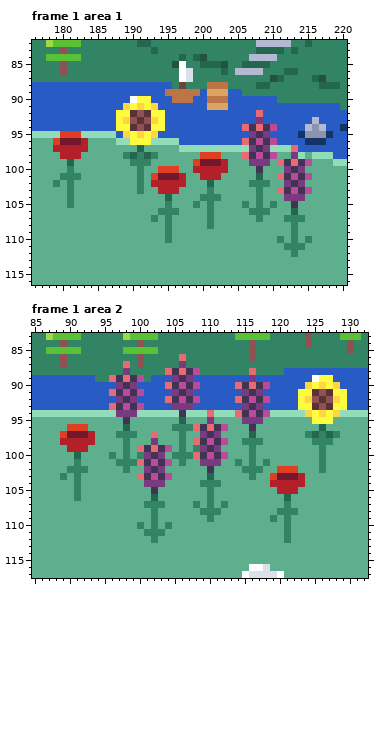
Pixel-art file: assets/patron_selection.aseprite. That is the earlier state.
320x180 pixels, 1 frame. Shown: frame 1 area 1: x 176..220, y 82..116; frame 1 area 2: x 85..132, y 83..117. The commit also changed other frames or places, which this record leaves out.
And afterwards:
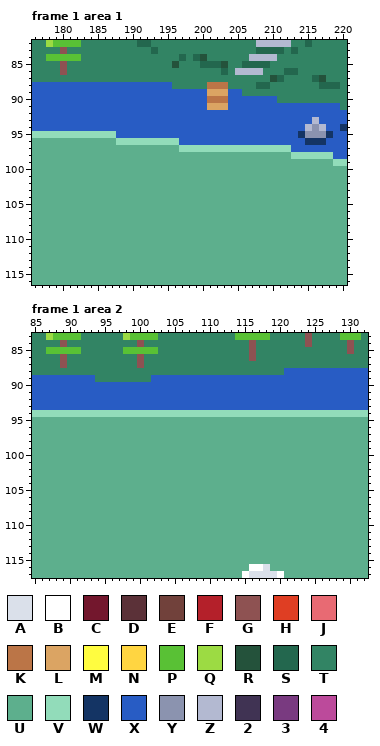
Palette (. is transparent): A #dae0ea  B #ffffff  C #73172d  D #5b3138  E #71413b  F #b4202a  G #8e5252  H #df3e23  J #e86a73  K #bb7547  L #dba463  M #fffc40  N #ffd541  P #59c135  Q #9cdb43  R #24523b  S #23674e  T #328464  U #5daf8d  V #92dcba  W #143464  X #285cc4  Y #8b93af  Z #b3b9d1  2 #403353  3 #793a80  4 #bc4a9b
Difference:
layer "flower" now hidden
Frame 1 area 1:
y 85: x 197 B -> T
y 86..87: x 197..198 BA -> TT
y 88: x 197 E -> T
y 89: x 195..199 KKKKK -> XXXXX
y 90: x 190..192 BMM -> XXX; x 196..198 KKK -> XXX
y 91: x 189..193 NMNMN -> XXXXX
y 92: x 188..194 MMDGDMM -> XXXXXXX; x 208 J -> X
y 93: x 188..194 MNGDGNM -> XXXXXXX; x 208 3 -> X
y 94: x 188..194 MMDGDMM -> XXXXXXX; x 206..210 J2J24 -> XXXXX
y 95: x 180..182 HHH -> VVV; x 189..193 NMNMN -> XXXXX; x 207..209 323 -> XXX
y 96: x 179..183 HCCCF -> UUUUU; x 190..192 MMM -> VVV; x 206..210 J2424 -> XXXXX
y 97: x 179..183 FFFFF -> UUUUU; x 191 S -> U; x 207..209 323 -> VVV; x 213 J -> X
y 98: x 180..182 FFF -> UUU; x 189..193 TSTST -> UUUUU; x 200..202 HHH -> UUU; x 206..210 J2424 -> UUUUU; x 213 3 -> V; x 215 U -> V
y 99: x 181 S -> U; x 190..192 TTT -> UUU; x 199..203 HCCCF -> UUUUU; x 207..209 333 -> UUU; x 211..215 J2J24 -> UUUUU
y 100: x 181 T -> U; x 191 T -> U; x 194..196 HHH -> UUU; x 199..203 FFFFF -> UUUUU; x 208 2 -> U; x 212..214 323 -> UUU
y 101: x 180..182 TTT -> UUU; x 191 T -> U; x 193..197 HCCCF -> UUUUU; x 200..202 FFF -> UUU; x 208 S -> U; x 211..215 J2424 -> UUUUU
y 102: x 179 T -> U; x 181 T -> U; x 191 T -> U; x 193..197 FFFFF -> UUUUU; x 201 S -> U; x 207..209 TTT -> UUU; x 212..214 323 -> UUU
y 103: x 181 T -> U; x 191 T -> U; x 194..196 FFF -> UUU; x 201 T -> U; x 208 T -> U; x 211..215 J2424 -> UUUUU
y 104: x 181 T -> U; x 195 S -> U; x 200..202 TTT -> UUU; x 208 T -> U; x 212..214 333 -> UUU
y 105: x 181 T -> U; x 195 T -> U; x 199 T -> U; x 201 T -> U; x 206 T -> U; x 208 T -> U; x 210 T -> U; x 213 2 -> U
y 106: x 194..196 TTT -> UUU; x 201 T -> U; x 207..209 TTT -> UUU; x 213 S -> U
y 107: x 193 T -> U; x 195 T -> U; x 201 T -> U; x 208 T -> U; x 212..214 TTT -> UUU
y 108: x 195 T -> U; x 201 T -> U; x 213 T -> U
y 109: x 195 T -> U; x 213 T -> U
y 110: x 195 T -> U; x 211 T -> U; x 213 T -> U; x 215 T -> U
y 111: x 212..214 TTT -> UUU
y 112: x 213 T -> U
Frame 1 area 2:
y 86: x 106 J -> T
y 87: x 98 J -> T; x 106 3 -> T
y 88: x 98 3 -> T; x 104..108 J2J24 -> TTTTT; x 116 J -> T
y 89: x 96..100 J2J24 -> TTTTT; x 105..107 323 -> XXX; x 116 3 -> X; x 125..127 BMM -> XXX
y 90: x 97..99 323 -> XXX; x 104..108 J2424 -> XXXXX; x 114..118 J2J24 -> XXXXX; x 124..128 NMNMN -> XXXXX
y 91: x 96..100 J2424 -> XXXXX; x 105..107 323 -> XXX; x 115..117 323 -> XXX; x 123..129 MMDGDMM -> XXXXXXX
y 92: x 97..99 323 -> XXX; x 104..108 J2424 -> XXXXX; x 114..118 J2424 -> XXXXX; x 123..129 MNGDGNM -> XXXXXXX
y 93: x 96..100 J2424 -> XXXXX; x 105..107 333 -> XXX; x 115..117 323 -> XXX; x 123..129 MMDGDMM -> XXXXXXX
y 94: x 97..99 333 -> VVV; x 106 2 -> V; x 110 J -> V; x 114..118 J2424 -> VVVVV; x 124..128 NMNMN -> VVVVV
y 95: x 98 2 -> U; x 106 S -> U; x 110 3 -> U; x 115..117 333 -> UUU; x 125..127 MMM -> UUU
y 96: x 90..92 HHH -> UUU; x 98 S -> U; x 105..112 TTTJ2J24 -> UUUUUUUU; x 116 2 -> U; x 126 S -> U
y 97: x 89..93 HCCCF -> UUUUU; x 97..99 TTT -> UUU; x 102 J -> U; x 106 T -> U; x 109..111 323 -> UUU; x 116 S -> U; x 124..128 TSTST -> UUUUU
y 98: x 89..93 FFFFF -> UUUUU; x 98 T -> U; x 102 3 -> U; x 106 T -> U; x 108..112 J2424 -> UUUUU; x 115..117 TTT -> UUU; x 125..127 TTT -> UUU
y 99: x 90..92 FFF -> UUU; x 98 T -> U; x 100..104 J2J24 -> UUUUU; x 106 T -> U; x 108..111 T323 -> UUUU; x 116 T -> U; x 126 T -> U
y 100: x 91 S -> U; x 96 T -> U; x 98 T -> U; x 100..103 T323 -> UUUU; x 105..112 TTTJ2424 -> UUUUUUUU; x 116 T -> U; x 126 T -> U
y 101: x 91 T -> U; x 97..104 TTTJ2424 -> UUUUUUUU; x 106 T -> U; x 109..111 333 -> UUU; x 114 T -> U; x 116 T -> U; x 118 T -> U; x 126 T -> U
y 102: x 90..92 TTT -> UUU; x 98 T -> U; x 101..103 323 -> UUU; x 110 2 -> U; x 115..117 TTT -> UUU; x 120..122 HHH -> UUU; x 126 T -> U
y 103: x 89 T -> U; x 91 T -> U; x 100..104 J2424 -> UUUUU; x 110 S -> U; x 116 T -> U; x 119..123 HCCCF -> UUUUU
y 104: x 91 T -> U; x 101..103 333 -> UUU; x 109..111 TTT -> UUU; x 119..123 FFFFF -> UUUUU
y 105: x 91 T -> U; x 102 2 -> U; x 110 T -> U; x 120..122 FFF -> UUU
y 106: x 91 T -> U; x 102 S -> U; x 110 T -> U; x 121 S -> U
y 107: x 101..103 TTT -> UUU; x 108 T -> U; x 110 T -> U; x 112 T -> U; x 121 T -> U
y 108: x 102 T -> U; x 109..111 TTT -> UUU; x 120..122 TTT -> UUU
y 109: x 102 T -> U; x 110 T -> U; x 119 T -> U; x 121 T -> U
y 110: x 100 T -> U; x 102 T -> U; x 104 T -> U; x 121 T -> U
y 111: x 101..103 TTT -> UUU; x 121 T -> U
y 112: x 102 T -> U; x 121 T -> U
